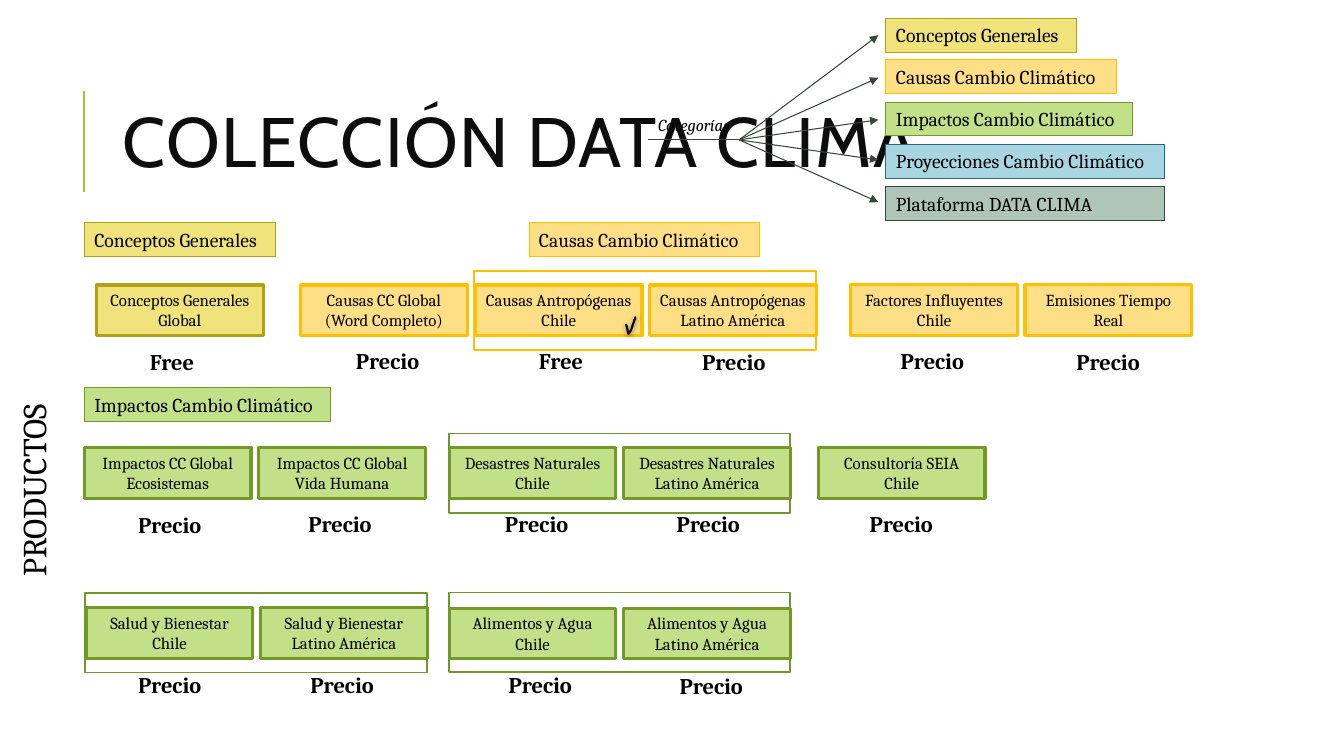
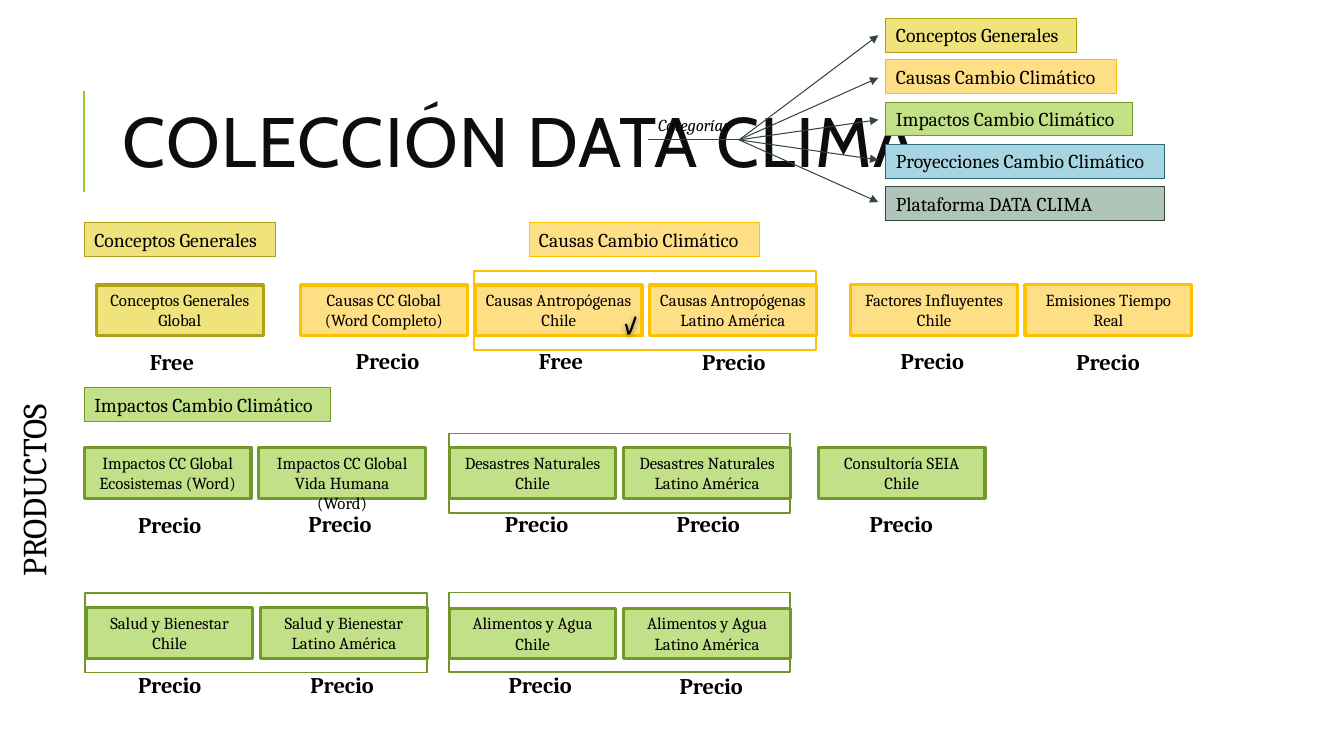
Before and after one commit to Sud-Austral/DATA-ICC, a slide deck: slide 2 of Organización DATA CLIMA.pptx. Drawn at 1344x756 pixels with LibreOffice and Linux fonts; fonts in the diff are those of the drawing. Boxes give left, top, right and bottom in pixels: in the first picture for what was removed or moved away, otherwise in the second. Text is boxed around its words. In the diff, an @@ line names an element or a change of style, - is before the commit and + after.

```diff
--- a/Organización DATA CLIMA.pptx
+++ b/Organización DATA CLIMA.pptx
@@ text in rectangle at bbox=[99, 477, 236, 492]: text changed @@
-Ecosistemas
+Ecosistemas (Word)
@@ text in rectangle at bbox=[295, 477, 390, 514]: text changed @@
-Vida Humana
+Vida Humana (Word)
```
Also in this commit, not shown: 1 other file.
